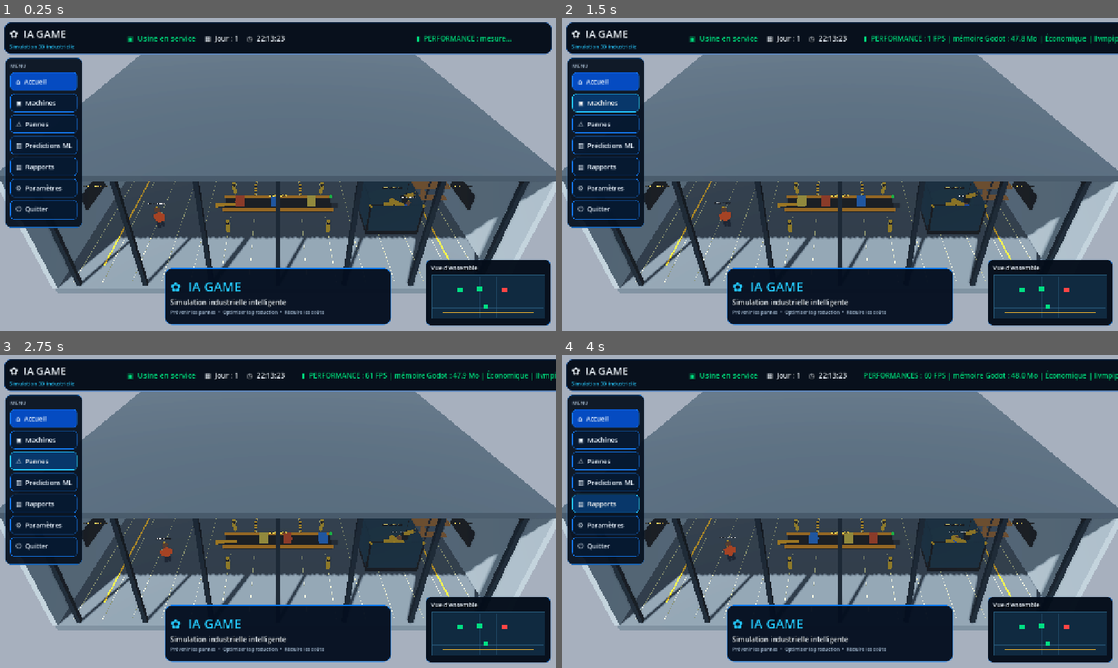
Above: before the commit, frames 1-4 (two rows, left to right).
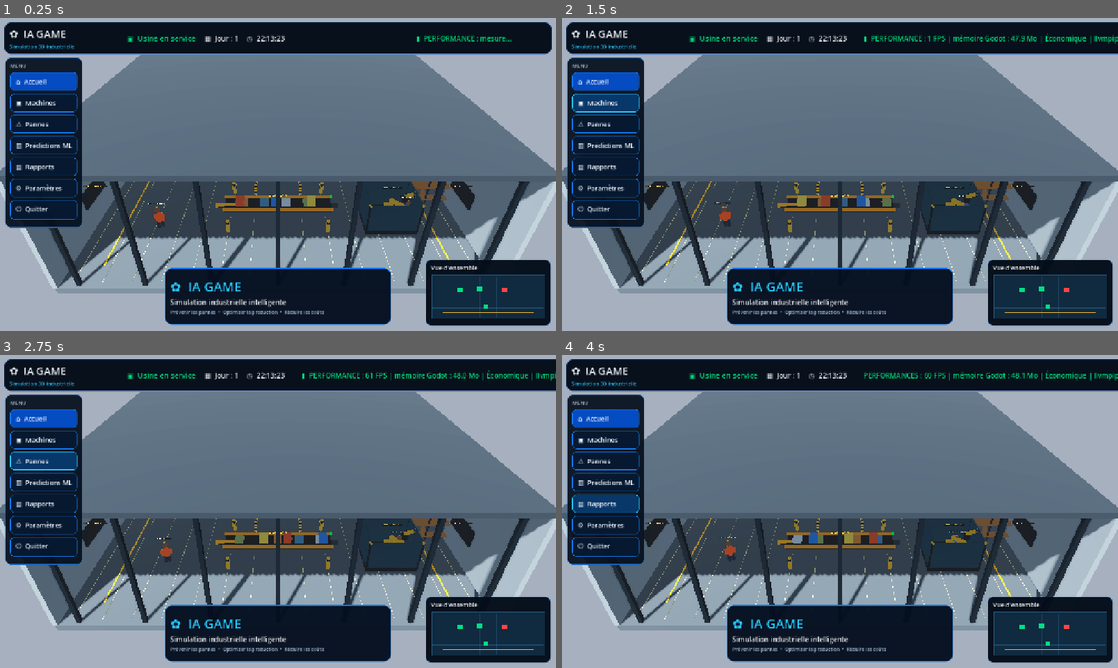
Above: after the commit, the same moments.

Repository: danielservice225-dot/ia-game-moteur
Game: Godot game, scene res://scenes/main.tscn
The game is run twice, just before and just after one commit, with the same random seed, the same clock (stepped at 60 frames per second) and the same inputs.
Inputs:
- Up to frame 1 (0.25 s): no input
- Up to frame 2 (1.5 s): click "⌂ Accueil" at 0.5 s; click "▣ Machines" at 1.25 s
- Up to frame 3 (2.75 s): click "⚠ Pannes" at 2 s
- Up to frame 4 (4 s): click "▥ Prédictions ML" at 2.75 s; click "▤ Rapports" at 3.5 s

The runs differ from the first frame. In frame 1, 0.1% of the frame differs, in the area x 43-56%, y 57-61%; in frame 2, 0.1%; in frame 3, 0.1%; in frame 4, 0.1%, in the area x 41-84%, y 5-61%.

Commit message:
Animate conveyor rollers, motor shaft and production packages

Diff:
--- a/godot_game/scripts/game.gd
+++ b/godot_game/scripts/game.gd
@@ -12,6 +12,8 @@
 var industrial_life: Node
 var simulation: Variant
 var machines: Array[Dictionary] = []
+var animated_rotors: Array[MeshInstance3D] = []
+var conveyor_items: Array[MeshInstance3D] = []
 var selected_machine := -1
 var prediction_text := "Approchez-vous d'une machine et appuyez sur E."
 var elapsed := 0.0
@@ -234,6 +236,8 @@
     _cylinder(root, Vector3(0.45, 1.1, 0), 0.62, 0.8, steel, Vector3(0, 0, PI / 2))
     _cylinder(root, Vector3(1.0, 1.0, 0), 0.85, 0.55, blue)
     _cylinder(root, Vector3(1.0, 1.0, 0.31), 0.3, 0.08, steel)
+    var motor_shaft := _cylinder(root, Vector3(1.0, 1.0, 0.48), 0.11, 0.42, steel, Vector3(0, 0, PI / 2))
+    animated_rotors.append(motor_shaft)
     for x in [-1.0, -0.2, 0.4]:
         _box(root, Vector3(x, 1.85, 0), Vector3(0.08, 0.22, 1.3), steel)
     _label_3d(root, "POMPE M-02", Vector3(0, 2.45, 0), Color(0.75, 0.88, 1.0))
@@ -255,10 +259,15 @@
     add_child(root)
     _box(root, Vector3(0, 0.8, 0), Vector3(9.0, 0.18, 1.65), rubber)
     for x in [-4.2, -3.0, -1.8, -0.6, 0.6, 1.8, 3.0, 4.2]:
-        _cylinder(root, Vector3(x, 0.72, 0), 0.17, 1.85, steel, Vector3(0, 0, PI / 2))
+        var roller := _cylinder(root, Vector3(x, 0.72, 0), 0.17, 1.85, steel, Vector3(0, 0, PI / 2))
+        animated_rotors.append(roller)
         _box(root, Vector3(x, 0.35, 0), Vector3(0.12, 0.7, 0.12), steel)
     for z in [-0.88, 0.88]:
         _box(root, Vector3(0, 1.0, z), Vector3(9.2, 0.22, 0.12), yellow)
+    for item_index in range(4):
+        var package_material := _material([Color("#c47a32"), Color("#477f9e"), Color("#b9c2c8"), Color("#8d9b55")][item_index], 0.18, 0.62)
+        var package := _box(root, Vector3(-3.2 + float(item_index) * 1.8, 1.08, 0), Vector3(0.72, 0.48, 0.62), package_material)
+        conveyor_items.append(package)
     _label_3d(root, "CONVOYEUR CV-04", Vector3(0, 1.8, 0), Color(1.0, 0.8, 0.25))
 
 func _make_pipe_run(steel: Material, yellow: Material) -> void:
@@ -430,6 +439,14 @@
     _update_hud()
 
 func _process(delta: float) -> void:
+    for rotor in animated_rotors:
+        if is_instance_valid(rotor):
+            rotor.rotate_x(delta * 8.0)
+    for item in conveyor_items:
+        if is_instance_valid(item):
+            item.position.x += delta * 1.15
+            if item.position.x > 4.3:
+                item.position.x = -4.3
     performance_accumulator += delta
     if performance_accumulator >= 1.0:
         performance_accumulator = 0.0
